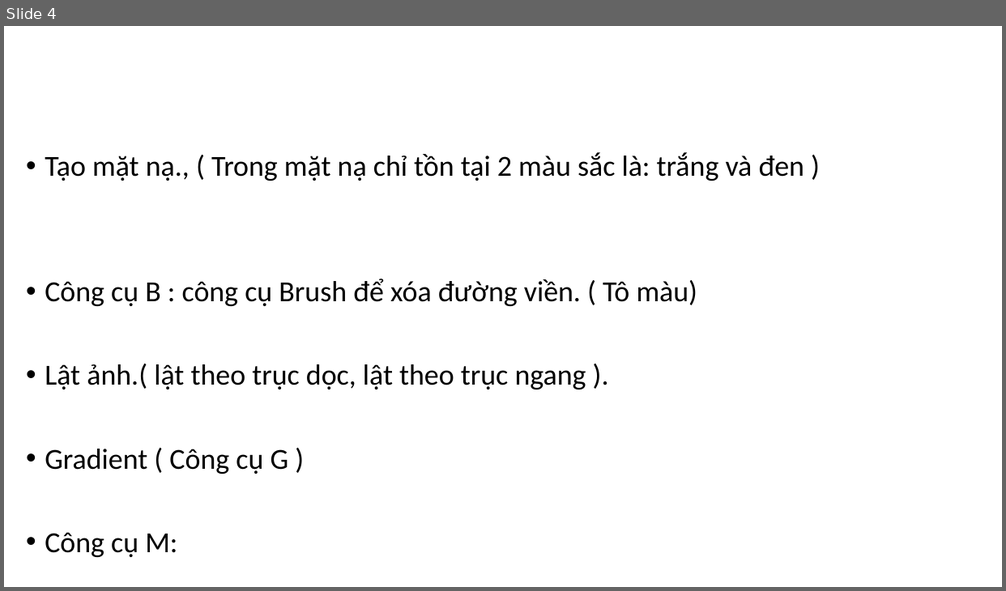
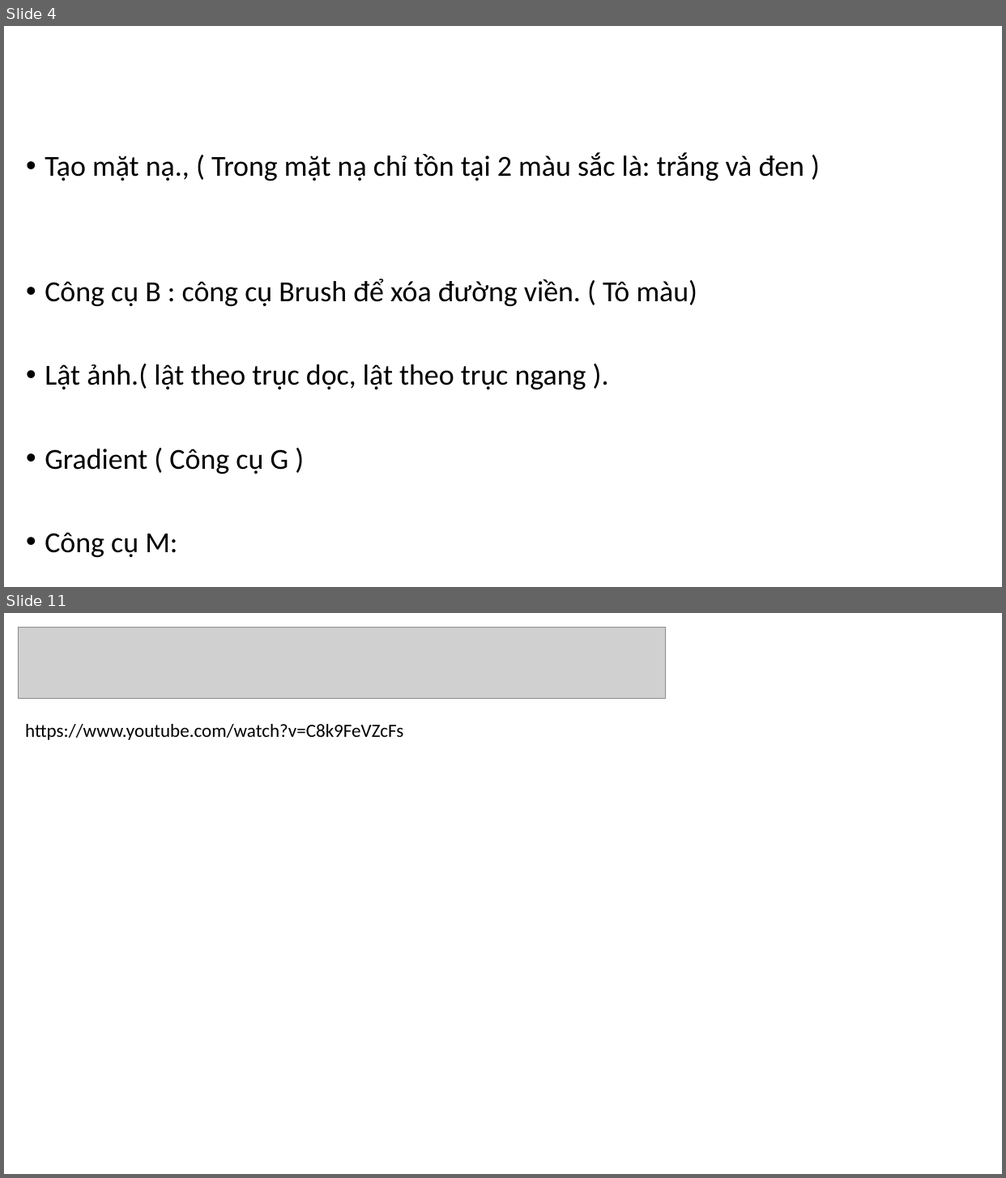
Before and after one commit to DangVanDoan05/photoshop, a slide deck: THIẾT KẾ BANNER.pptx. Shown one above the other, each under a label of ours: slide 4 before the commit, slides 4 and 11 after it; the slides between them are not shown. The pictures are 1006x591 and 1006x1178 pixels, drawn with LibreOffice and Linux fonts; fonts in the diff are those of the drawing; grey boxes stand for pictures. Boxes give left, top, right and bottom in pixels: in the first picture for what was removed or moved away, otherwise in the second. Text is boxed around its words. In the diff, an @@ line names an element or a change of style, - is before the commit and + after.

```diff
--- a/THIẾT KẾ BANNER.pptx
+++ b/THIẾT KẾ BANNER.pptx
@@ slide 11 added at (4,613,1002,1174), background #FFFFFF @@
@@ picture added at (18,627,666,698) @@
@@ text added at (25,724,403,740), 18 pt, text #000000 @@
+https://www.youtube.com/watch?v=C8k9FeVZcFs
```
Also in this commit, not shown: 6 other slides added, 7 slides removed, 29 other files.
